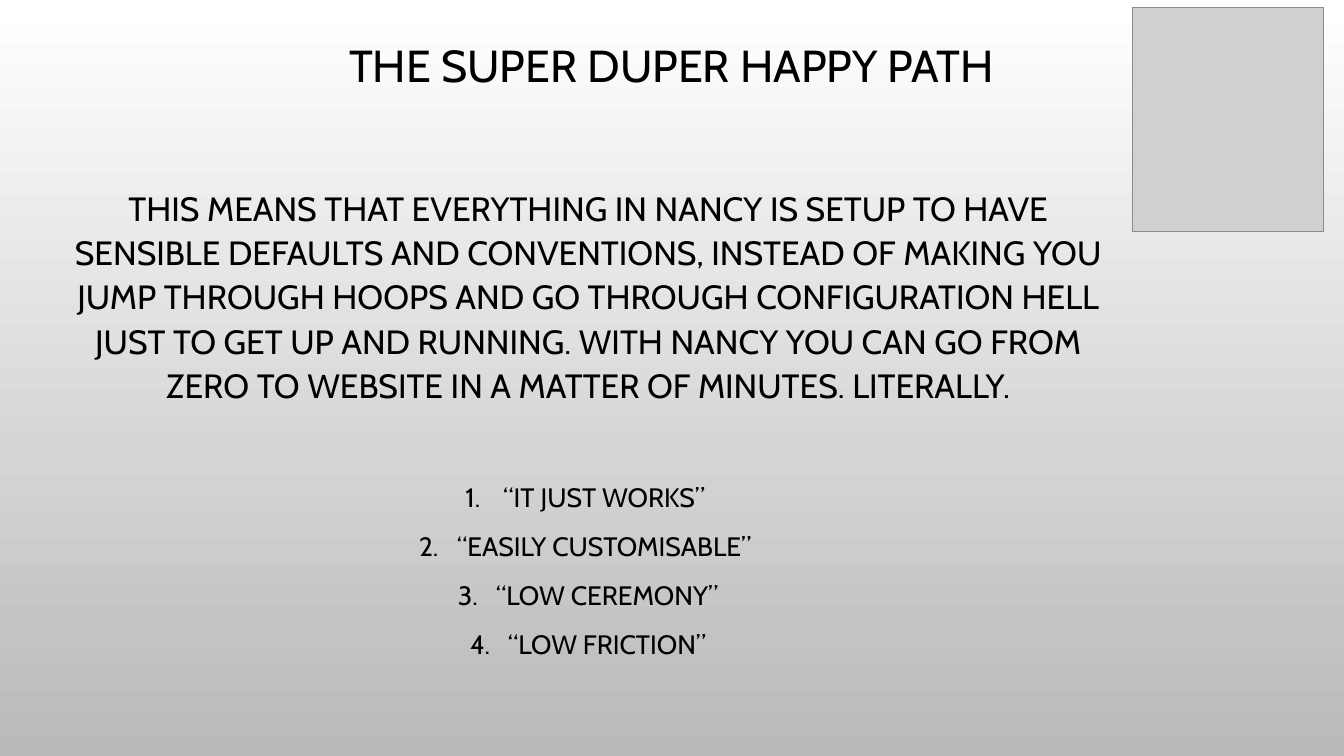
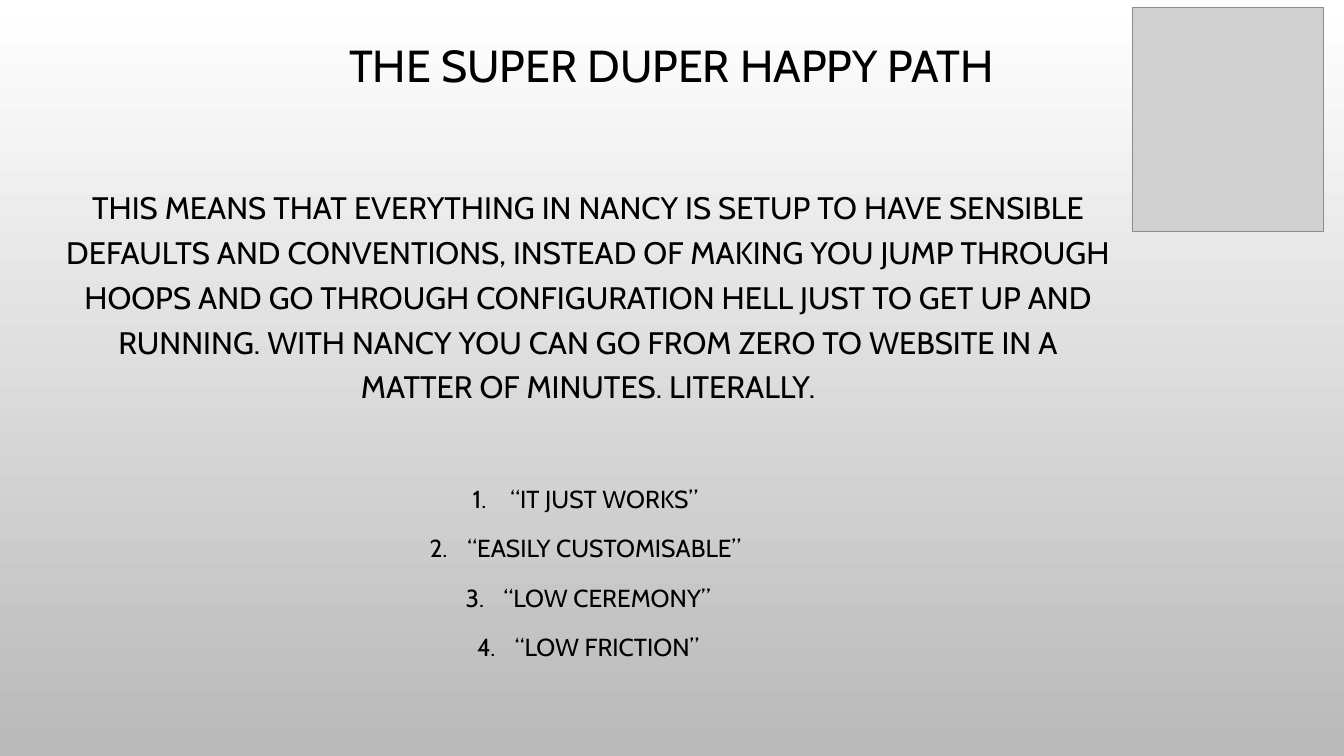
Before and after one commit to snavarropino/nancyFxSession, a slide deck: slide 6 of nancyFx.pptx. Drawn at 1344x756 pixels with LibreOffice and Linux fonts; fonts in the diff are those of the drawing; grey boxes stand for pictures; background and template pictures are left out. Boxes give left, top, right and bottom in pixels: in the first picture for what was removed or moved away, otherwise in the second. Text is boxed around its words. In the diff, an @@ line names an element or a change of style, - is before the commit and + after.

```diff
--- a/nancyFx.pptx
+++ b/nancyFx.pptx
@@ text "THIS MEANS THAT EVERYTHING IN ..." at <box>66,197,1110,657</box>: size 24 to 22.2 pt in "THIS MEANS THAT EVERYTHING IN NANCY IS ..."; size 19 to 17.6 pt in "“IT JUST WORKS”", "“EASILY CUSTOMISABLE”", "“LOW CEREMONY”", "“LOW FRICTION”"; line spacing 1.1 to 1.2 @@
```
Also in this commit, not shown: 2 other slides changed, 2 slides added, 21 other files.
